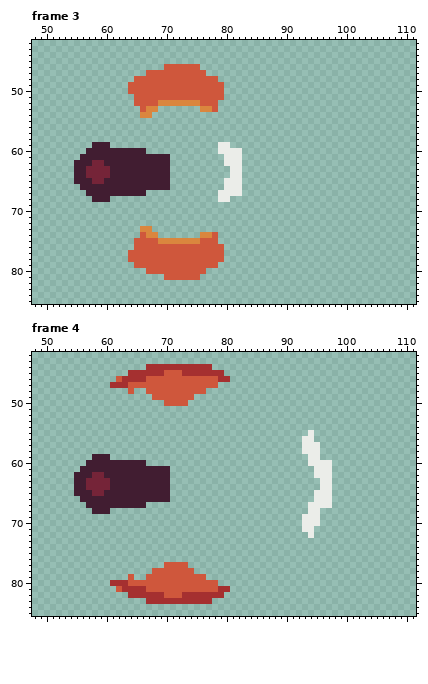
Edited in one commit: pixel-art file (Weapons/Cannon/shoot_animation.aseprite). Above is the file before it was changed.
128x128 pixels, 5 frames. Shown: frame 3: x 48..111, y 42..85; frame 4: x 48..111, y 42..85. The commit also changed other frames, which this record leaves out.
Once edited:
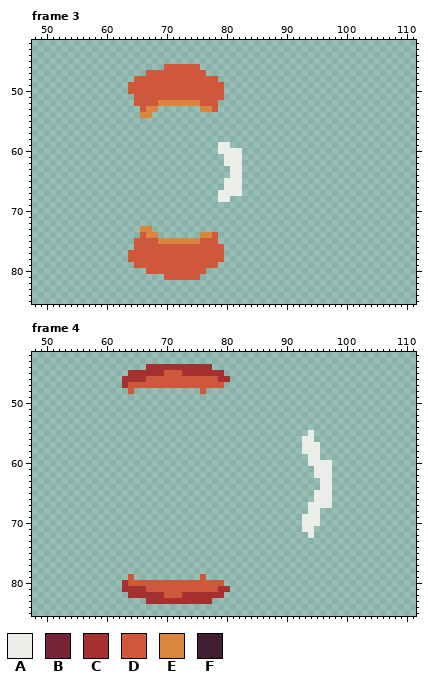
Palette (. is transparent): A #ebede9  B #752438  C #a53030  D #cf573c  E #da863e  F #411d31
Diff:
layer "Turret" now hidden
Changed rows in their new state; - is an unchanged pixel.
Frame 3:
first column x 55:
59 ---...----------
60 --..........----
61 -...............
62 ................
63 ................
64 ................
65 ................
66 -...............
67 --..........----
68 ---...----------
Frame 4:
first column x 61:
46 -.-----------------
47 ..----------------D
48 ------.........----
49 -------.......-----
50 ---------....------
first column x 55:
59 ---...----------
60 --..........----
61 -...............
62 ................
63 ................
64 ................
65 ................
66 -...............
67 --..........----
68 ---...----------
first column x 61:
77 ---------....------
78 -------.......-----
79 ------.........----
80 ..----------------D
81 -.-----------------
Pixel boxes of the changes (left, top, right, bottom) in both pictures:
erased: (74, 142, 170, 202)
erased: (110, 376, 122, 388)
changed: (146, 382, 224, 406)
erased: (74, 454, 170, 514)
changed: (146, 562, 224, 586)
erased: (110, 580, 122, 592)
